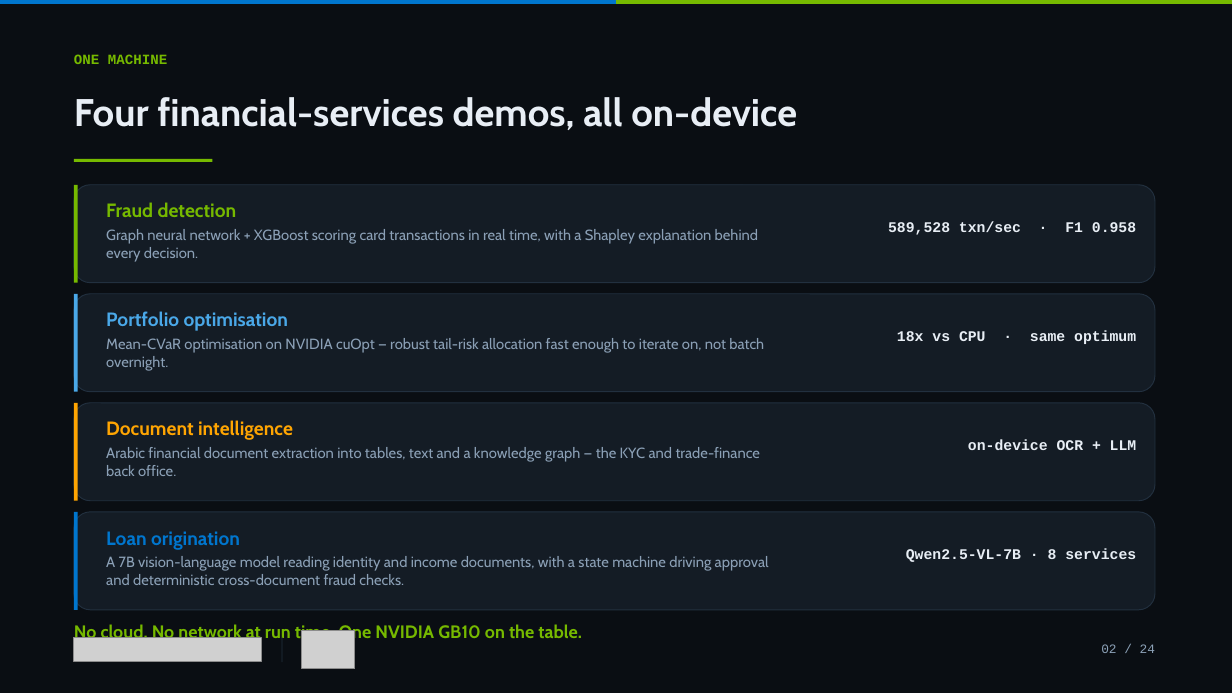
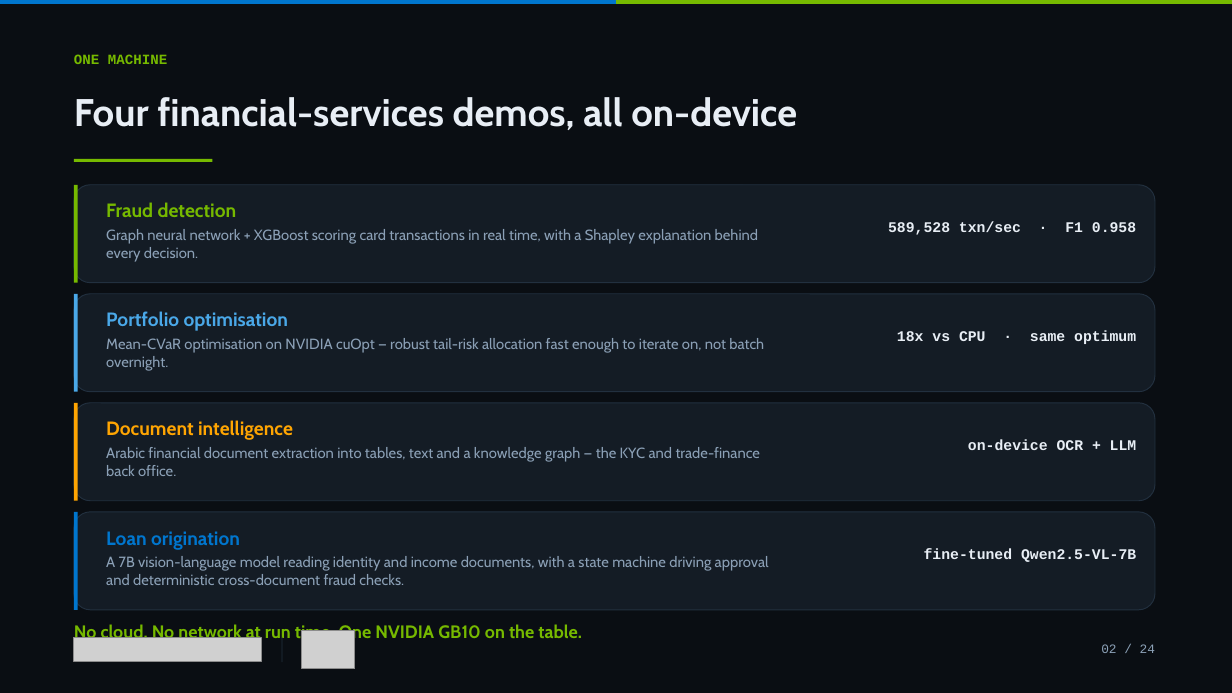
Before and after one commit to tamereissa77/Dell-Money2020, a slide deck: slide 2 of deck/GB10-Demos-for-Events.pptx. Drawn at 1232x693 pixels with LibreOffice and Linux fonts; fonts in the diff are those of the drawing; grey boxes stand for pictures. Boxes give left, top, right and bottom in pixels: in the first picture for what was removed or moved away, otherwise in the second. Text is boxed around its words. In the diff, an @@ line names an element or a change of style, - is before the commit and + after.

```diff
--- a/deck/GB10-Demos-for-Events.pptx
+++ b/deck/GB10-Demos-for-Events.pptx
@@ text at [924, 549, 1136, 562]: text changed @@
-Qwen2.5-VL-7B · 8 services
+fine-tuned Qwen2.5-VL-7B
```
Also in this commit, not shown: 1 other slide changed, 21 other files.
